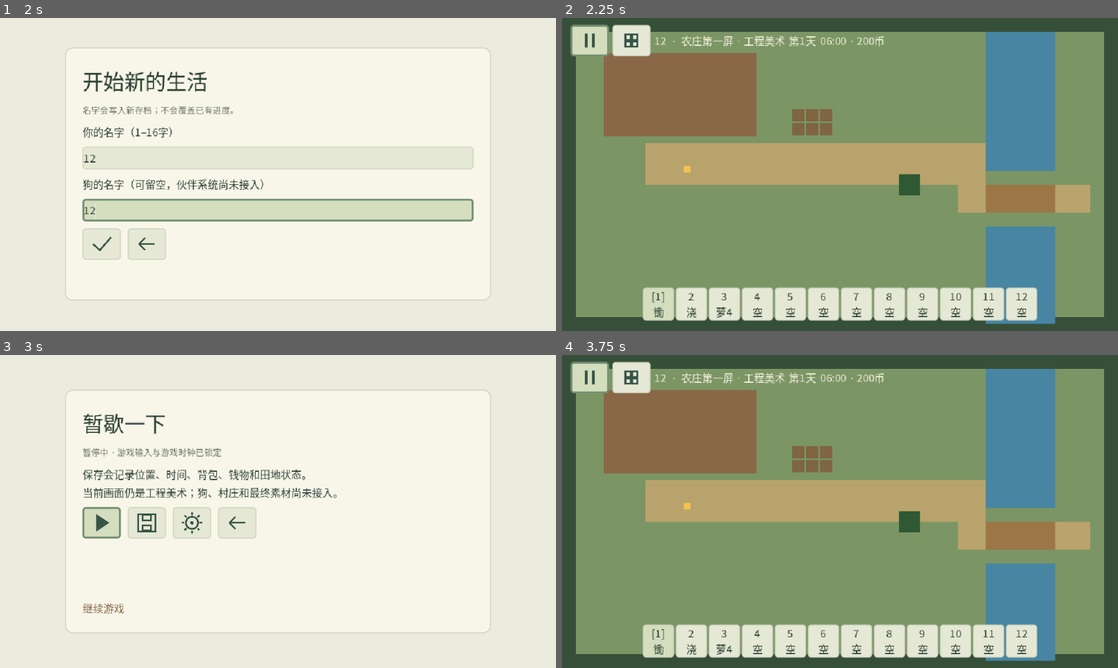
Above: before the commit, frames 1-4 (two rows, left to right).
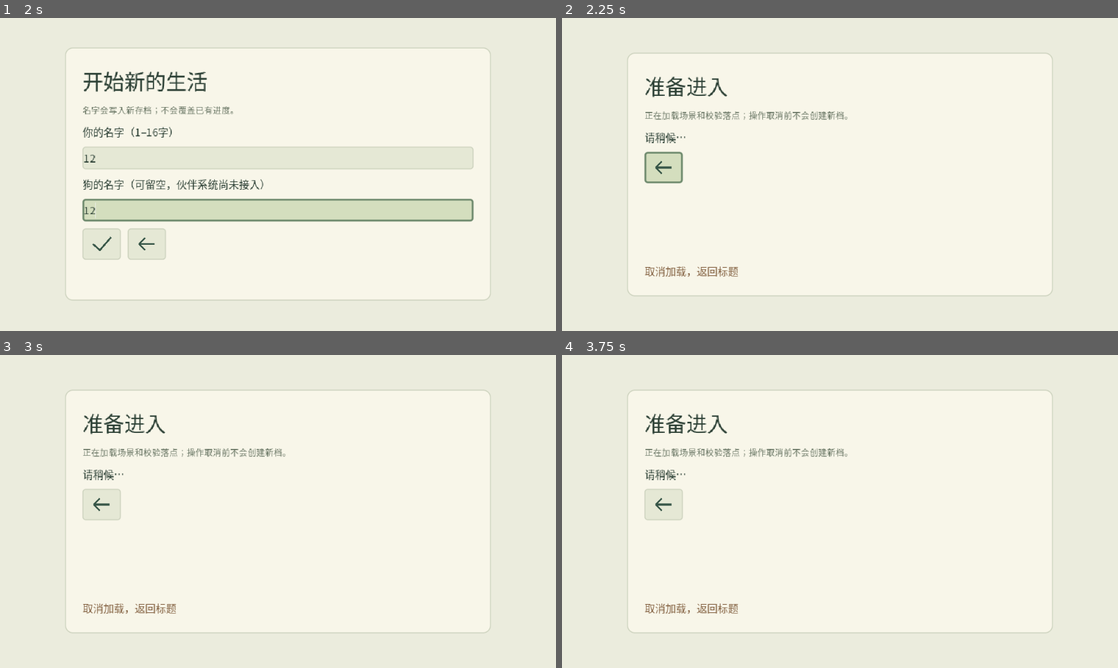
Above: after the commit, the same moments.

Repository: natefox2017/qingfeng
Game: Godot game, scene res://app/main.tscn
Same seed, same stepped clock (60 frames per second), same inputs: the game is played once before the commit and once after it.
Inputs (mouse positions are in pixels of both pictures, inside the frame that each line leads up to):
- Up to frame 1 (2 s): click (144, 187) at 0.52 s; click (278, 158) at 1.27 s; type "12" at 1.35 s; click (278, 208) at 1.5 s; type "12" at 1.58 s
- Up to frame 2 (2.25 s): click (662, 243) at 2.02 s
- Up to frame 3 (3 s): click (27, 376) at 2.77 s
- Up to frame 4 (3.75 s): click (662, 524) at 3.52 s

Frame 1 is identical in both runs. In frame 2, 94% of the frame differs, in the area x 0-100%, y 0-100%; in frame 3, 3.9%; in frame 4, 94%.
Error after the commit: Parse Error: Cannot infer the type of "has_journal" variable because the value doesn't have a set type. (res://app/gameplay_session.gd:153)

Commit message:
Include command receipts in gameplay snapshot

Diff:
--- a/game/app/gameplay_session.gd
+++ b/game/app/gameplay_session.gd
@@ -120,7 +120,8 @@
 		"inventory":inventory.projection(),
 		"items":_item_projection(),
 		"wallet":wallet.projection(),
-		"farm":farm.projection()
+		"farm":farm.projection(),
+		"command_journal":journal.snapshot()
 	}
 
 func _item_projection() -> Dictionary:
@@ -148,10 +149,11 @@
 func restore(snapshot_value: Variant) -> bool:
 	if not is_configured() or not (snapshot_value is Dictionary):
 		return false
-	var required := ["content_version","clock","inventory","wallet","farm"]
-	if snapshot_value.size() != required.size():
-		return false
-	for key: String in required:
+	var base_required := ["content_version","clock","inventory","wallet","farm"]
+	var has_journal := snapshot_value.has("command_journal")
+	if snapshot_value.size() != base_required.size() + (1 if has_journal else 0):
+		return false
+	for key: String in base_required:
 		if not snapshot_value.has(key):
 			return false
 	if snapshot_value.content_version != content.content_version:
@@ -160,6 +162,7 @@
 	var next_inventory: RefCounted = INVENTORY.new(content)
 	var next_wallet: RefCounted = WALLET.new(content)
 	var next_farm: RefCounted = FARM.new(_plot_definitions,content)
+	var next_journal: RefCounted = JOURNAL.new()
 	if not next_clock.is_configured() or not next_inventory.is_configured() or not next_wallet.is_configured() or not next_farm.is_configured():
 		return false
 	if not next_clock.restore(snapshot_value.clock):
@@ -169,6 +172,8 @@
 	if not next_wallet.restore(snapshot_value.wallet):
 		return false
 	if not next_farm.restore(snapshot_value.farm):
+		return false
+	if has_journal and not next_journal.restore(snapshot_value.command_journal):
 		return false
 	var next_farming: RefCounted = FARMING.new(next_inventory,next_farm,content)
 	if not next_farming.is_configured():
@@ -178,7 +183,7 @@
 	wallet = next_wallet
 	farm = next_farm
 	farming = next_farming
-	journal = JOURNAL.new()
+	journal = next_journal
 	return true
 
 func clear_receipts() -> void:
